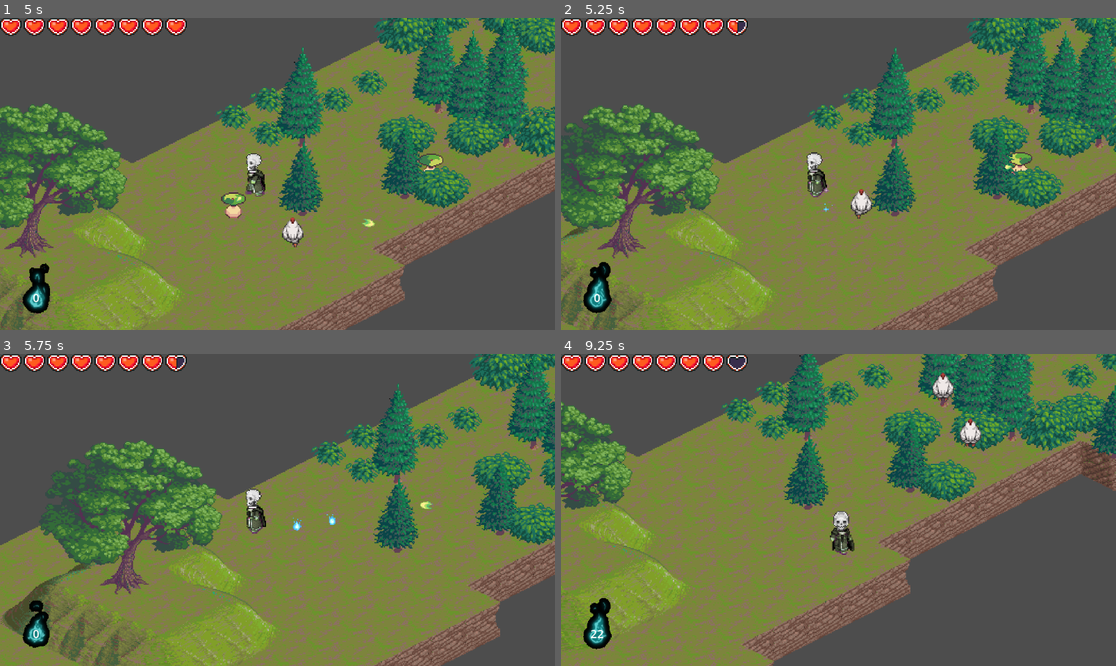
Above: before the commit, frames 1-4 (two rows, left to right).
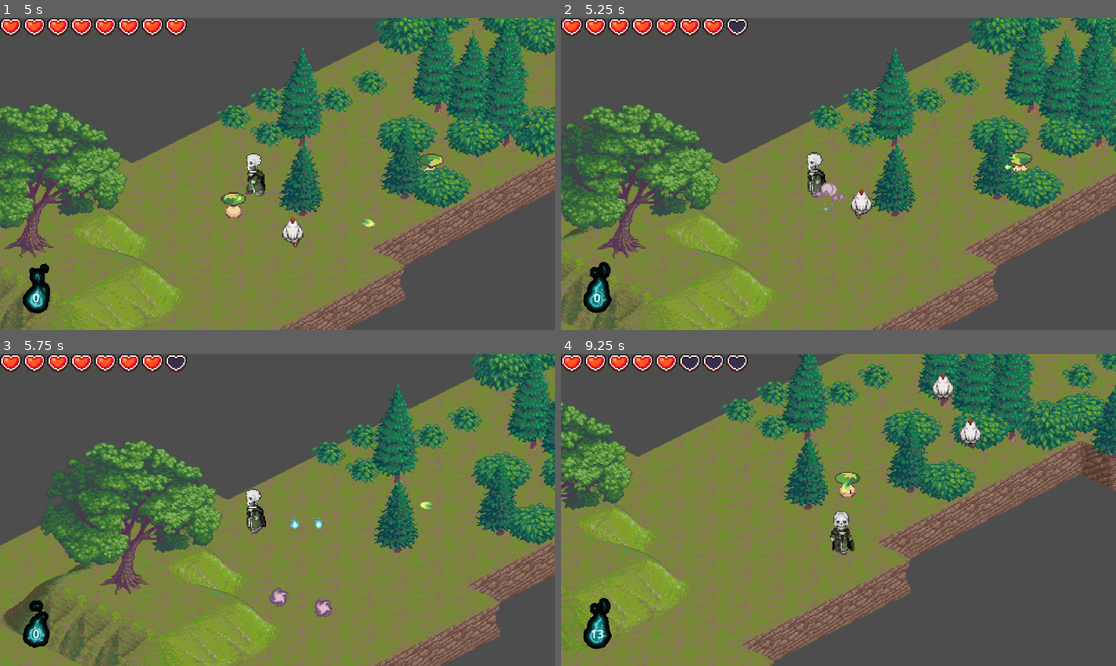
Above: after the commit, the same moments.

Repository: XMNNguyen/ECS179
Game: Godot game, scene res://Scenes/Starting_Menu.tscn
Same seed, same stepped clock (60 frames per second), same inputs: the game is played once before the commit and once after it.
Inputs:
- Up to frame 1 (5 s): click "Start" at 0.5 s; hold D (right) 1.28-2.03 s; hold S (down) 2.03-2.78 s; hold D (right) 2.78-3.53 s; hold W (up) 3.53-4.28 s; hold A (left) from 4.28 s (still down)
- Up to frame 2 (5.25 s): keep holding A (left)
- Up to frame 3 (5.75 s): keep holding A (left)
- Up to frame 4 (9.25 s): release A (left) at 5.78 s; hold S (down) 5.78-6.53 s; hold D (right) 6.53-7.28 s; hold W (up) 7.28-8.03 s; hold D (right) 8.03-8.78 s; hold S (down) from 8.78 s (still down)

Frame 1 is identical in both runs. In frame 2, 0.2% of the frame differs, in the area x 30-52%, y 0-63%; in frame 3, 0.5%; in frame 4, 0.5%, in the area x 5-54%, y 0-92%.

Commit message:
added shotgun fire method and started shotgun bullet

Diff:
--- /dev/null
+++ b/ecs179_project/Scenes/Attacks/shotgun_bullet.tscn
@@ -0,0 +1,247 @@
+[gd_scene load_steps=21 format=3 uid="uid://b7eqh18p55018"]
+
+[ext_resource type="Texture2D" uid="uid://b85y6bew7gqtm" path="res://Assets/Effect and Bullet 16x16/Purple Effect and Bullet 16x16.png" id="1_18jwo"]
+
+[sub_resource type="AtlasTexture" id="AtlasTexture_neieh"]
+atlas = ExtResource("1_18jwo")
+region = Rect2(160, 144, 16, 16)
+
+[sub_resource type="AtlasTexture" id="AtlasTexture_ki4am"]
+atlas = ExtResource("1_18jwo")
+region = Rect2(112, 48, 16, 16)
+
+[sub_resource type="AtlasTexture" id="AtlasTexture_srghl"]
+atlas = ExtResource("1_18jwo")
+region = Rect2(128, 48, 16, 16)
+
+[sub_resource type="AtlasTexture" id="AtlasTexture_sl211"]
+atlas = ExtResource("1_18jwo")
+region = Rect2(528, 112, 16, 16)
+
+[sub_resource type="AtlasTexture" id="AtlasTexture_61hpe"]
+atlas = ExtResource("1_18jwo")
+region = Rect2(512, 112, 16, 16)
+
+[sub_resource type="AtlasTexture" id="AtlasTexture_ksdys"]
+atlas = ExtResource("1_18jwo")
+region = Rect2(496, 112, 16, 16)
+
+[sub_resource type="AtlasTexture" id="AtlasTexture_6goev"]
+atlas = ExtResource("1_18jwo")
+region = Rect2(400, 64, 16, 16)
+
+[sub_resource type="AtlasTexture" id="AtlasTexture_oumvp"]
+atlas = ExtResource("1_18jwo")
+region = Rect2(416, 64, 16, 16)
+
+[sub_resource type="AtlasTexture" id="AtlasTexture_tax4q"]
+atlas = ExtResource("1_18jwo")
+region = Rect2(192, 80, 16, 16)
+
+[sub_resource type="AtlasTexture" id="AtlasTexture_wp046"]
+atlas = ExtResource("1_18jwo")
+region = Rect2(128, 48, 16, 16)
+
+[sub_resource type="AtlasTexture" id="AtlasTexture_y6a3u"]
+atlas = ExtResource("1_18jwo")
+region = Rect2(128, 32, 16, 16)
+
+[sub_resource type="AtlasTexture" id="AtlasTexture_10bb4"]
+atlas = ExtResource("1_18jwo")
+region = Rect2(160, 16, 16, 16)
+
+[sub_resource type="SpriteFrames" id="SpriteFrames_keq4e"]
+animations = [{
+"frames": [{
+"duration": 1.0,
+"texture": SubResource("AtlasTexture_neieh")
+}, {
+"duration": 1.0,
+"texture": SubResource("AtlasTexture_ki4am")
+}, {
+"duration": 1.0,
+"texture": SubResource("AtlasTexture_srghl")
+}],
+"loop": true,
+"name": &"create",
+"speed": 5.0
+}, {
+"frames": [{
+"duration": 1.0,
+"texture": SubResource("AtlasTexture_sl211")
+}, {
+"duration": 1.0,
+"texture": SubResource("AtlasTexture_61hpe")
+}, {
+"duration": 1.0,
+"texture": SubResource("AtlasTexture_ksdys")
+}, {
+"duration": 1.0,
+"texture": SubResource("AtlasTexture_6goev")
+}, {
+"duration": 1.0,
+"texture": SubResource("AtlasTexture_oumvp")
+}, {
+"duration": 1.0,
+"texture": SubResource("AtlasTexture_tax4q")
+}],
+"loop": true,
+"name": &"death",
+"speed": 5.0
+}, {
+"frames": [{
+"duration": 1.0,
+"texture": SubResource("AtlasTexture_wp046")
+}, {
+"duration": 1.0,
+"texture": SubResource("AtlasTexture_y6a3u")
+}, {
+"duration": 1.0,
+"texture": SubResource("AtlasTexture_10bb4")
+}],
+"loop": true,
+"name": &"traveling",
+"speed": 5.0
+}]
+
+[sub_resource type="Animation" id="Animation_mpbsl"]
+resource_name = "death"
+length = 0.4
+tracks/0/type = "value"
+tracks/0/imported = false
+tracks/0/enabled = true
+tracks/0/path = NodePath("AnimatedSprite2D:animation")
+tracks/0/interp = 1
+tracks/0/loop_wrap = true
+tracks/0/keys = {
+"times": PackedFloat32Array(0),
+"transitions": PackedFloat32Array(1),
+"update": 1,
+"values": [&"death"]
+}
+tracks/1/type = "value"
+tracks/1/imported = false
+tracks/1/enabled = true
+tracks/1/path = NodePath("AnimatedSprite2D:frame")
+tracks/1/interp = 1
+tracks/1/loop_wrap = true
+tracks/1/keys = {
+"times": PackedFloat32Array(0, 0.0666667, 0.166667, 0.266667, 0.333333, 0.4),
+"transitions": PackedFloat32Array(1, 1, 1, 1, 1, 1),
+"update": 1,
+"values": [0, 1, 2, 3, 4, 5]
+}
+
+[sub_resource type="Animation" id="Animation_8mpku"]
+resource_name = "traveling"
+length = 0.4
+loop_mode = 1
+tracks/0/type = "value"
+tracks/0/imported = false
+tracks/0/enabled = true
+tracks/0/path = NodePath("AnimatedSprite2D:animation")
+tracks/0/interp = 1
+tracks/0/loop_wrap = true
+tracks/0/keys = {
+"times": PackedFloat32Array(0),
+"transitions": PackedFloat32Array(1),
+"update": 1,
+"values": [&"traveling"]
+}
+tracks/1/type = "value"
+tracks/1/imported = false
+tracks/1/enabled = true
+tracks/1/path = NodePath("AnimatedSprite2D:frame")
+tracks/1/interp = 1
+tracks/1/loop_wrap = true
+tracks/1/keys = {
+"times": PackedFloat32Array(0, 0.133333, 0.266667),
+"transitions": PackedFloat32Array(1, 1, 1),
+"update": 1,
+"values": [0, 1, 2]
+}
+
+[sub_resource type="Animation" id="Animation_5w20g"]
+resource_name = "create"
+length = 0.3
+tracks/0/type = "value"
+tracks/0/imported = false
+tracks/0/enabled = true
+tracks/0/path = NodePath("AnimatedSprite2D:animation")
+tracks/0/interp = 1
+tracks/0/loop_wrap = true
+tracks/0/keys = {
+"times": PackedFloat32Array(0),
+"transitions": PackedFloat32Array(1),
+"update": 1,
+"values": [&"create"]
+}
+tracks/1/type = "value"
+tracks/1/imported = false
+tracks/1/enabled = true
+tracks/1/path = NodePath("AnimatedSprite2D:frame")
+tracks/1/interp = 1
+tracks/1/loop_wrap = true
+tracks/1/keys = {
+"times": PackedFloat32Array(0, 0.1, 0.2),
+"transitions": PackedFloat32Array(1, 1, 1),
+"update": 1,
+"values": [0, 1, 2]
+}
+
+[sub_resource type="Animation" id="Animation_b1mdq"]
+length = 0.001
+tracks/0/type = "value"
+tracks/0/imported = false
+tracks/0/enabled = true
+tracks/0/path = NodePath("AnimatedSprite2D:animation")
+tracks/0/interp = 1
+tracks/0/loop_wrap = true
+tracks/0/keys = {
+"times": PackedFloat32Array(0),
+"transitions": PackedFloat32Array(1),
+"update": 1,
+"values": [&"traveling"]
+}
+tracks/1/type = "value"
+tracks/1/imported = false
+tracks/1/enabled = true
+tracks/1/path = NodePath("AnimatedSprite2D:frame")
+tracks/1/interp = 1
+tracks/1/loop_wrap = true
+tracks/1/keys = {
+"times": PackedFloat32Array(0),
+"transitions": PackedFloat32Array(1),
+"update": 1,
+"values": [0]
+}
+
+[sub_resource type="AnimationLibrary" id="AnimationLibrary_f8u17"]
+_data = {
+"RESET": SubResource("Animation_b1mdq"),
+"create": SubResource("Animation_5w20g"),
+"death": SubResource("Animation_mpbsl"),
+"traveling": SubResource("Animation_8mpku")
+}
+
+[sub_resource type="CircleShape2D" id="CircleShape2D_1ittq"]
+radius = 5.0
+
+[node name="ShotgunBullet" type="CharacterBody2D"]
+
+[node name="AnimatedSprite2D" type="AnimatedSprite2D" parent="."]
+sprite_frames = SubResource("SpriteFrames_keq4e")
+animation = &"traveling"
+
+[node name="AnimationPlayer" type="AnimationPlayer" parent="."]
+libraries = {
+"": SubResource("AnimationLibrary_f8u17")
+}
+
+[node name="AnimationTree" type="AnimationTree" parent="."]
+
+[node name="hitBox" type="Area2D" parent="."]
+
+[node name="CollisionShape2D" type="CollisionShape2D" parent="hitBox"]
+position = Vector2(2, 0)
+shape = SubResource("CircleShape2D_1ittq")
--- a/ecs179_project/Scenes/world.tscn
+++ b/ecs179_project/Scenes/world.tscn
@@ -1845,23 +1845,12 @@
 unique_name_in_owner = true
 z_index = 1
 position = Vector2(197, -13)
-maxHeart = 8.0
-attack_speed = 0.5
-attack_range = 150.0
-collect_range = 75.0
-standard_bullet_speed = 150.0
-standard_bullet_damage = 1.0
-standard_attack_cd = 1.0
-num_standard_bullets = 1
-wave_bullet_speed = 100.0
-wave_bullet_damage = 2.0
-wave_attack_cd = 3.0
-num_wave_bullets = 1
 
 [node name="Spawner" parent="." instance=ExtResource("4_cchqb")]
 position = Vector2(388, -105)
 enemy_types = Array[String](["res://Scenes/Enemies/chicken.tscn", "res://Scenes/Enemies/sprout.tscn"])
 pack_spawn = false
+level = 3
 
 [node name="CanvasLayer" type="CanvasLayer" parent="."]
 
--- a/ecs179_project/Scripts/Enemies/chicken.gd
+++ b/ecs179_project/Scripts/Enemies/chicken.gd
@@ -96,6 +96,7 @@
 	state_machine.travel(state_keys[cur_state])
 	animationTree.set(blend_paths[cur_state], blend_position)
 
+
 func peck_attack() -> void:
 		# if the wind up timer just ended, launch the chicken in direction of target
 		if !_pecking:
--- a/ecs179_project/Scripts/player.gd
+++ b/ecs179_project/Scripts/player.gd
@@ -26,8 +26,15 @@
 # WAVE WEAPON
 @export var wave_bullet_speed: float = 100
 @export var wave_bullet_damage: float = 2
-@export var wave_attack_cd: float = 3
+@export var wave_attack_cd: float = 4
 @export var num_wave_bullets: int = 1
+
+# SHOTGUN WEAPON
+@export var shotgun_bullet_speed: float = 150
+@export var shotgun_bullet_damage: float = 1
+@export var shotgun_attack_cd: float = 3
+@export var num_shotgun_bullets: int = 5
+@export_range(0, 360) var shotgun_angle: float = 70
 
 # AUDIO
 @onready var projectile_sound: AudioStreamPlayer2D = $ProjectileSound
@@ -54,6 +61,7 @@
 # WEAPON TIMERS
 var _standard_weapon_timer: Timer
 var _wave_weapon_timer: Timer
+var _shotgun_weapon_timer: Timer
 
 var ground_type = "Terrain"
 
@@ -66,6 +74,11 @@
 	_standard_weapon_timer.one_shot = true
 	add_child(_standard_weapon_timer)
 	_standard_weapon_timer.start(standard_attack_cd * (2 - attack_speed))
+
+	_shotgun_weapon_timer = Timer.new()
+	_shotgun_weapon_timer.one_shot = true
+	add_child(_shotgun_weapon_timer)
+	_shotgun_weapon_timer.start(shotgun_attack_cd * (2 - attack_speed))
 
 	_wave_weapon_timer = Timer.new()
 	_wave_weapon_timer.one_shot = true
@@ -142,6 +155,10 @@
 			Audio.player_projectile.play()
 			fire_standard(closest_enemy_position)
 
+		# FIRE SHOTGUN WEAPON
+		if _shotgun_weapon_timer.is_stopped():
+			fire_shotgun(closest_enemy_position)
+
 		# FIRE WAVE WEAPON
 		if _wave_weapon_timer.is_stopped() && souls_count.souls >= 100:
 			fire_wave(closest_enemy_position)
@@ -163,6 +180,35 @@
 	add_child(_standard_weapon_timer)
 	_standard_weapon_timer.start(standard_attack_cd * (2 - attack_speed))
 
+
+func fire_shotgun(enemy_position: Vector2) -> void:
+	var fire_direction: Vector2 = (enemy_position - global_position).normalized()
+
+	for i in range(num_shotgun_bullets):
+		var new_bullet := standard_bullet.instantiate() as StandardBullet
+
+		# calculate the rotation of this bullet
+		# convert the shotgun angle into radians
+		var angle_radians = deg_to_rad(shotgun_angle)
+
+		# get the current segment of the angle we are currently on
+		var angle = angle_radians / num_shotgun_bullets
+
+		# for this iteration take the base fire_direction and move the angle based on current segment
+		# rotate the angle about angle_radians/2 in order to have the center of our angle be towards the firing direction
+		var rotation: float = fire_direction.angle() + (angle * i) - (angle_radians/2)
+		new_bullet.velocity = Vector2.RIGHT.rotated(rotation) * shotgun_bullet_speed
+		new_bullet.rotation = rotation
+
+		new_bullet.damage = shotgun_bullet_damage
+		new_bullet.z_index = z_index
+		add_child(new_bullet)
+		new_bullet.global_position = global_position
+
+	_shotgun_weapon_timer = Timer.new()
+	_shotgun_weapon_timer.one_shot = true
+	add_child(_shotgun_weapon_timer)
+	_shotgun_weapon_timer.start(shotgun_attack_cd * (2 - attack_speed))
 
 # fires the wave bullet attack
 func fire_wave(enemy_position: Vector2) -> void:
--- a/ecs179_project/Scripts/spawner.gd
+++ b/ecs179_project/Scripts/spawner.gd
@@ -7,6 +7,7 @@
 @export var spawn_time: float = 1
 @export var pack_spawn: bool = true
 @export var pack_size: int = 3
+@export var level: int = 1
 
 var _spawn_timer: Timer
 
@@ -40,6 +41,8 @@
 	var enemy_type: int = randi_range(0, len(enemy_types) - 1)
 	var enemy: PackedScene = load(enemy_types[enemy_type])
 	var enemy_instance := enemy.instantiate() as Enemy
+	enemy_instance.level = level
+	enemy_instance.assign_stats()
 	add_child(enemy_instance)
 
 	# randomly set the spawn location somewhere around our spawner no more then spawn_radius away
